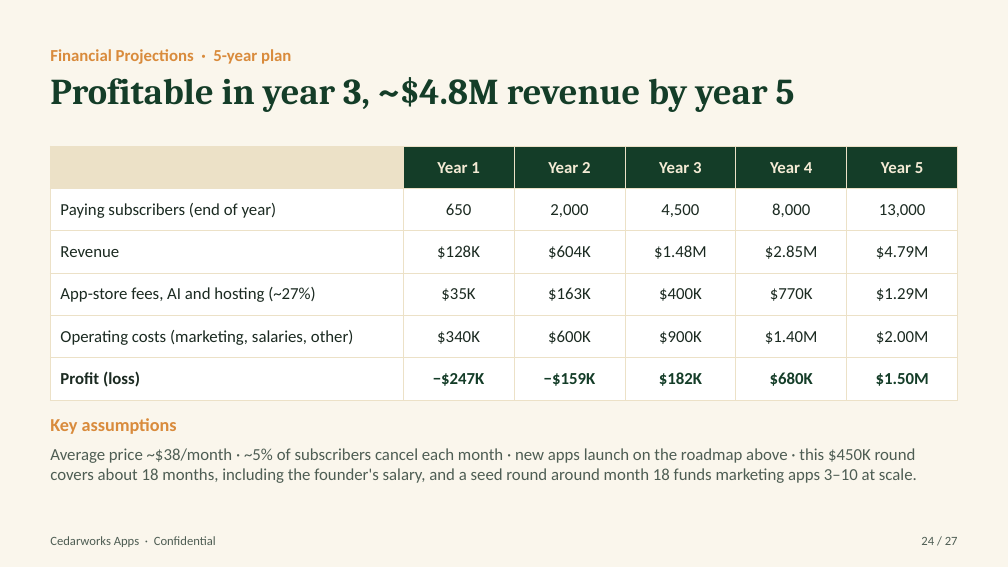
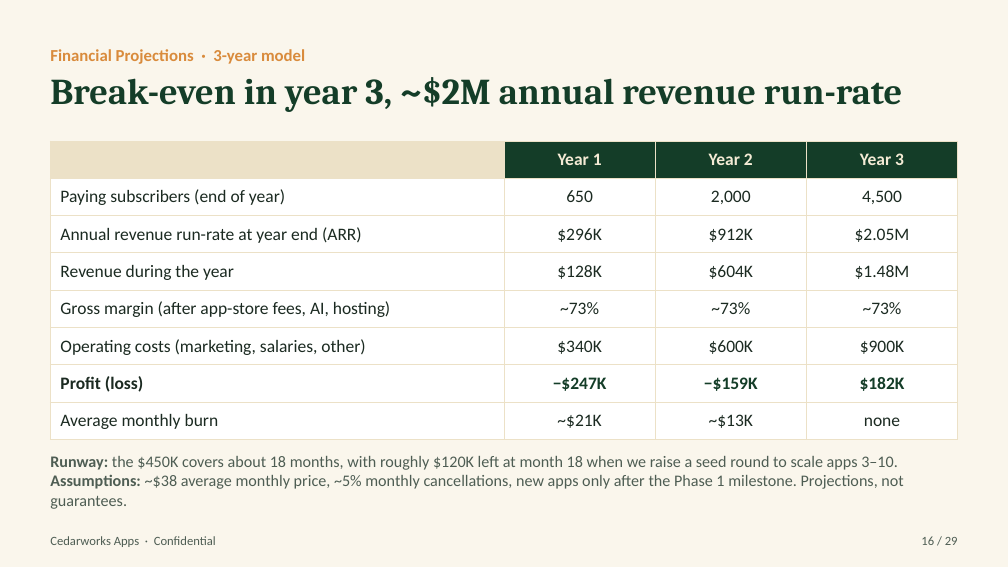
Before and after one commit to Pastorai1/Cedarworksapps, a slide deck: slide 16 of pitch-deck/Cedarworks-Apps-Pitch-Deck.pptx (slide 24 before the commit). Drawn at 1008x567 pixels with LibreOffice and Linux fonts; fonts in the diff are those of the drawing. Boxes give left, top, right and bottom in pixels: in the first picture for what was removed or moved away, otherwise in the second. Text is boxed around its words. In the diff, an @@ line names an element or a change of style, - is before the commit and + after.

```diff
--- a/pitch-deck/Cedarworks-Apps-Pitch-Deck.pptx
+++ b/pitch-deck/Cedarworks-Apps-Pitch-Deck.pptx
@@ text at (x1=50, y1=49, x2=305, y2=64): text changed @@
-Financial Projections · 5-year plan
+Financial Projections · 3-year model
@@ text at (x1=50, y1=77, x2=902, y2=112): text changed @@
-Profitable in year 3, ~$4.8M revenue by year 5
+Break-even in year 3, ~$2M annual revenue run-rate
@@ table at (x1=50, y1=141, x2=958, y2=433) @@
- | Year 1 | Year 2 | Year 3 | Year 4 | Year 5
-Paying subscribers (end of year) | 650 | 2,000 | 4,500 | 8,000 | 13,000
-Revenue | $128K | $604K | $1.48M | $2.85M | $4.79M
-App-store fees, AI and hosting (~27%) | $35K | $163K | $400K | $770K | $1.29M
-Operating costs (marketing, salaries, other) | $340K | $600K | $900K | $1.40M | $2.00M
-Profit (loss) | −$247K | −$159K | $182K | $680K | $1.50M
+ | Year 1 | Year 2 | Year 3
+Paying subscribers (end of year) | 650 | 2,000 | 4,500
+Annual revenue run-rate at year end (ARR) | $296K | $912K | $2.05M
+Revenue during the year | $128K | $604K | $1.48M
+Gross margin (after app-store fees, AI, hosting) | ~73% | ~73% | ~73%
+Operating costs (marketing, salaries, other) | $340K | $600K | $900K
+Profit (loss) | −$247K | −$159K | $182K
+Average monthly burn | ~$21K | ~$13K | none
@@ table resized from (x1=50, y1=146, x2=958, y2=391) to (x1=50, y1=141, x2=958, y2=433) @@
@@ text removed at (x1=50, y1=418, x2=177, y2=434) @@
-Key assumptions
@@ text at (x1=50, y1=456, x2=903, y2=509): text changed; size 12 to 11.5 pt @@
-Average price ~$38/month · ~5% of subscribers cancel each month · new apps launch on the roadmap above · this $450K round covers about 18 months, including the founder's salary, and a seed round around month 18 funds marketing apps 3–10 at scale.
+Runway: the $450K covers about 18 months, with roughly $120K left at month 18 when we raise a seed round to scale apps 3–10. Assumptions: ~$38 average monthly price, ~5% monthly cancellations, new apps only after the Phase 1 milestone. Projections, not guarantees.
@@ text at (x1=921, y1=536, x2=958, y2=545): text changed @@
-24 / 27
+16 / 29
```
Also in this commit, not shown: 23 other slides changed, 5 slides added, 3 slides removed, 4 other files.
